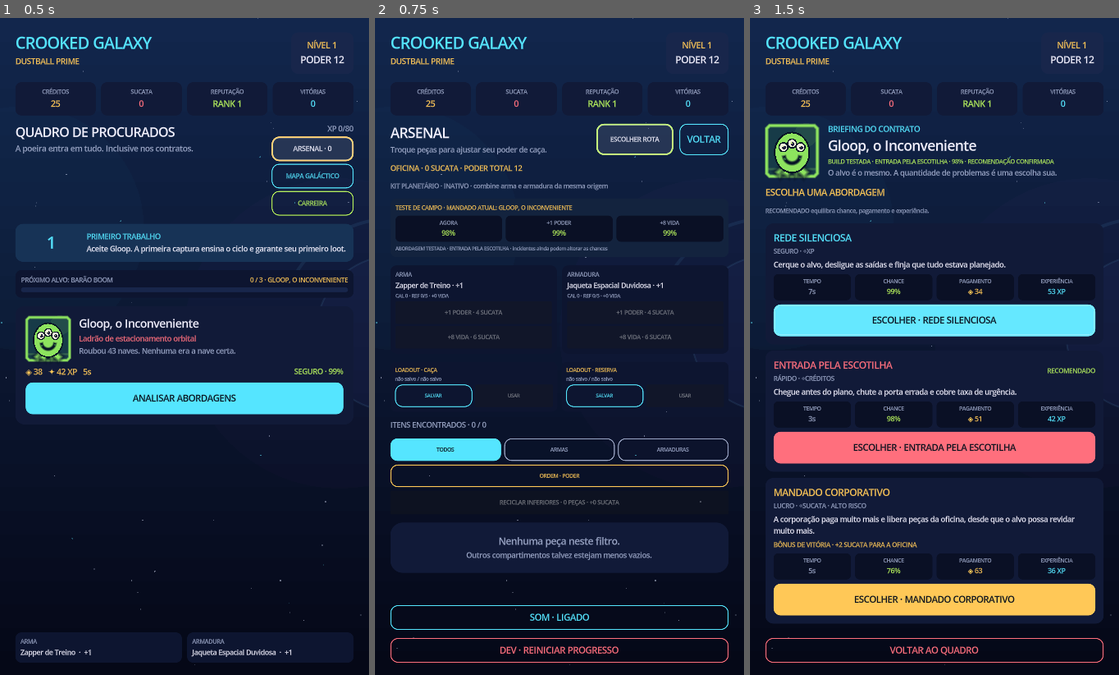
Above: before the commit, frames 1-3 (left to right).
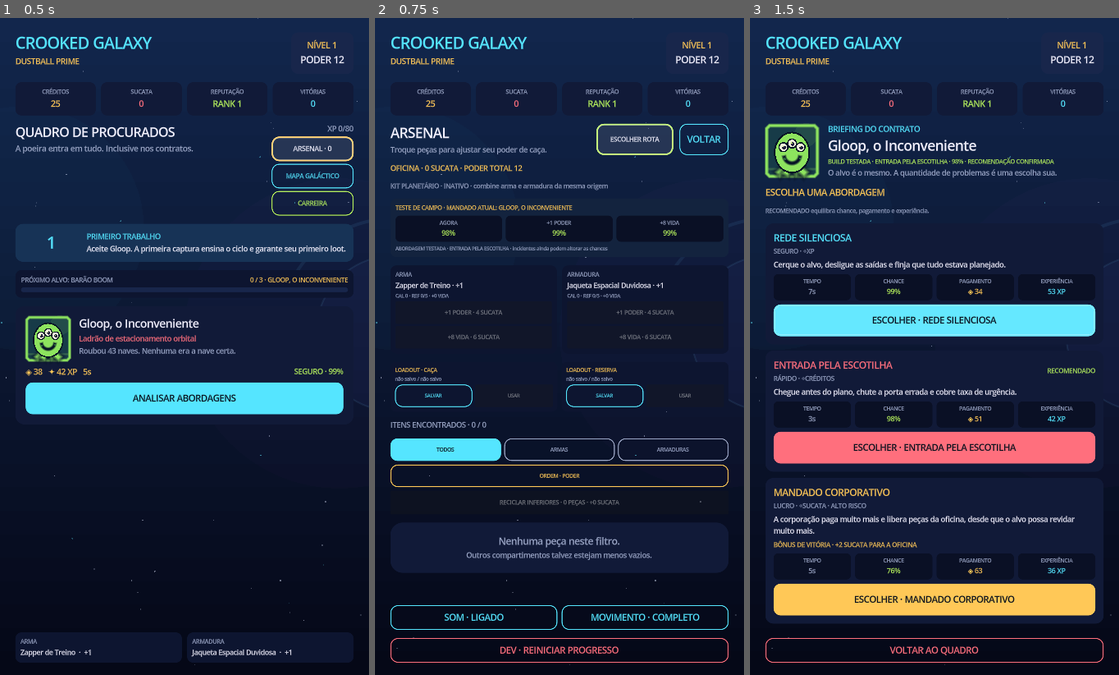
Above: after the commit, the same moments.

Repository: jellycb1/crooked-galaxy
Game: Godot game, scene res://scenes/main.tscn
Same seed, same stepped clock (60 frames per second), same inputs: the game is played once before the commit and once after it.
Inputs:
- Up to frame 1 (0.5 s): no input
- Up to frame 2 (0.75 s): click "ARSENAL · 0" at 0.5 s
- Up to frame 3 (1.5 s): click "ESCOLHER ROTA" at 1.25 s

Frame 1 is identical in both runs. In frame 2, 0.4% of the frame differs, in the area x 18-88%, y 89-94%; in frame 3, nothing differs.

Commit message:
feat: add reduced motion preference

Diff:
--- a/scripts/arsenal_view.gd
+++ b/scripts/arsenal_view.gd
@@ -94,10 +94,22 @@
 		for item in visible_items:
 			list.add_child(inventory_item_card(host, state, item))
 
+	var preferences := HBoxContainer.new()
+	preferences.name = "AccessibilityPreferences"
+	preferences.add_theme_constant_override("separation", 8)
+	content.add_child(preferences)
 	var audio := host.action_button("SOM · %s" % ("LIGADO" if bool(state.player.get("sound_enabled", true)) else "DESLIGADO"), host.CYAN, true)
+	audio.size_flags_horizontal = Control.SIZE_EXPAND_FILL
 	audio.custom_minimum_size = Vector2(0, 48)
 	audio.pressed.connect(state.toggle_sound)
-	content.add_child(audio)
+	preferences.add_child(audio)
+	var motion := host.action_button("MOVIMENTO · %s" % ("REDUZIDO" if bool(state.player.get("reduced_motion", false)) else "COMPLETO"), host.CYAN, true)
+	motion.name = "MotionPreferenceAction"
+	motion.size_flags_horizontal = Control.SIZE_EXPAND_FILL
+	motion.custom_minimum_size = Vector2(0, 48)
+	motion.tooltip_text = "Remove transições decorativas; não altera o combate automático nem as pausas de leitura."
+	motion.pressed.connect(state.toggle_reduced_motion)
+	preferences.add_child(motion)
 	if OS.is_debug_build():
 		var reset := host.action_button("DEV · REINICIAR PROGRESSO", host.CORAL, true)
 		reset.custom_minimum_size = Vector2(0, 48)
--- a/scripts/game_state.gd
+++ b/scripts/game_state.gd
@@ -64,6 +64,7 @@
 		"wins": 0,
 		"base_power": 10,
 		"sound_enabled": true,
+		"reduced_motion": false,
 		"captures_by_target": {},
 		"captures_by_planet": {},
 		"completed_planets": [],
@@ -818,6 +819,12 @@
 	changed.emit()
 
 
+func toggle_reduced_motion() -> void:
+	player.reduced_motion = not bool(player.get("reduced_motion", false))
+	save_game()
+	changed.emit()
+
+
 func abandon_bounty() -> void:
 	if phase == Phase.HUNT or phase == Phase.HUNT_EVENT:
 		var lost_streak := int(player.get("capture_streak", 0))
--- a/scripts/reward_view.gd
+++ b/scripts/reward_view.gd
@@ -14,9 +14,13 @@
 	content.add_child(host.center_label("CONTRATO CONCLUÍDO · %s" % str(state.current_bounty.name).to_upper(), 16, host.LIME))
 	content.add_child(host.center_label("RECOMPENSA CAPTURADA", 32, host.INK))
 	var reward_panel := host.panel(VBoxContainer.new(), host.PANEL_LIGHT, 20, 12)
-	reward_panel.modulate = Color(1, 1, 1, 0)
+	reward_panel.name = "RewardPanel"
 	content.add_child(reward_panel)
-	reward_panel.create_tween().tween_property(reward_panel, "modulate", Color.WHITE, 0.32)
+	if bool(state.player.get("reduced_motion", false)):
+		reward_panel.modulate = Color.WHITE
+	else:
+		reward_panel.modulate = Color(1, 1, 1, 0)
+		reward_panel.create_tween().tween_property(reward_panel, "modulate", Color.WHITE, 0.32)
 	var box := reward_panel.get_child(0) as VBoxContainer
 	box.alignment = BoxContainer.ALIGNMENT_CENTER
 	box.add_theme_constant_override("separation", 3)
--- a/scripts/save_migrations.gd
+++ b/scripts/save_migrations.gd
@@ -1,7 +1,7 @@
 class_name SaveMigrations
 extends RefCounted
 
-const CURRENT_VERSION := 4
+const CURRENT_VERSION := 5
 
 
 static func migrate(payload: Dictionary) -> Dictionary:
@@ -20,6 +20,9 @@
 			3:
 				migrated = migrate_v3_to_v4(migrated)
 				version = 4
+			4:
+				migrated = migrate_v4_to_v5(migrated)
+				version = 5
 			_:
 				return {}
 		migrated.version = version
@@ -64,3 +67,12 @@
 		player.best_capture_streak = int(player.capture_streak)
 	migrated.player = player
 	return migrated
+
+
+static func migrate_v4_to_v5(payload: Dictionary) -> Dictionary:
+	var migrated := payload.duplicate(true)
+	var player: Dictionary = migrated.get("player", {})
+	if not player.has("reduced_motion"):
+		player.reduced_motion = false
+	migrated.player = player
+	return migrated
--- /dev/null
+++ b/tests/test_motion_preferences.gd
@@ -0,0 +1,88 @@
+extends SceneTree
+
+const StateScript = preload("res://scripts/game_state.gd")
+
+var failures := 0
+var test_save := "res://.godot/crooked_galaxy_motion_preference_%s.json" % OS.get_process_id()
+
+
+func _init() -> void:
+	call_deferred("run_motion_audit")
+
+
+func run_motion_audit() -> void:
+	var state = root.get_node_or_null("GameState")
+	check(state != null, "autoload is available for motion audit")
+	if state == null:
+		finish()
+		return
+	state.persistence_enabled = false
+	state.player = state.default_player()
+	state.player.reduced_motion = true
+	prepare_reward(state)
+	var scene: Control = load("res://scenes/main.tscn").instantiate()
+	root.add_child(scene)
+	await process_frame
+	var reduced_panel := scene.find_child("RewardPanel", true, false) as PanelContainer
+	check(reduced_panel != null and is_equal_approx(reduced_panel.modulate.a, 1.0), "reduced motion presents loot immediately without a fade")
+
+	state.player.reduced_motion = false
+	scene.render()
+	var animated_panel := scene.find_child("RewardPanel", true, false) as PanelContainer
+	check(animated_panel != null and is_zero_approx(animated_panel.modulate.a), "full motion retains the short loot reveal")
+
+	state.player.reduced_motion = true
+	state.phase = state.Phase.VICTORY
+	scene.render()
+	await process_frame
+	check(scene.victory_timer.wait_time >= 2.5 and scene.find_child("OpenRewardAction", true, false) != null, "reduced motion preserves the readable victory pause and immediate advance action")
+
+	state.phase = state.Phase.BOARD
+	scene.view_mode = "arsenal"
+	scene.render()
+	await process_frame
+	var motion_action := scene.find_child("MotionPreferenceAction", true, false) as Button
+	check(motion_action != null and motion_action.text.contains("REDUZIDO"), "arsenal exposes the active motion preference")
+	motion_action.pressed.emit()
+	await process_frame
+	var updated_action := scene.find_child("MotionPreferenceAction", true, false) as Button
+	check(not bool(state.player.reduced_motion) and updated_action != null and updated_action.text.contains("COMPLETO"), "motion preference toggles and rerenders its exact state")
+
+	var source = StateScript.new()
+	source.save_path = test_save
+	source.player = source.default_player()
+	source.toggle_reduced_motion()
+	var restored = StateScript.new()
+	restored.save_path = test_save
+	restored.load_game()
+	check(bool(restored.player.reduced_motion) and restored.last_notice_context != "system_recovery", "motion preference persists in the current save schema")
+	restored.free()
+	source.free()
+
+	scene.free()
+	await process_frame
+	await create_timer(0.5).timeout
+	finish()
+
+
+func prepare_reward(state) -> void:
+	state.phase = state.Phase.REWARD
+	state.current_bounty = ContentDB.TARGETS[0].duplicate(true)
+	state.pending_loot = {"id": "motion_loot", "name": "Peça sem Vertigem", "slot": "weapon", "power": 3, "rarity": "Comum", "color": "#b9c2d9", "origin_planet_id": "dustball_prime"}
+
+
+func finish() -> void:
+	if FileAccess.file_exists(test_save):
+		DirAccess.remove_absolute(ProjectSettings.globalize_path(test_save))
+	if failures == 0:
+		print("PASS: reduced motion removes decoration without shortening readable pauses")
+		quit(0)
+	else:
+		printerr("FAIL: %d motion preference issue(s)" % failures)
+		quit(1)
+
+
+func check(condition: bool, description: String) -> void:
+	if not condition:
+		failures += 1
+		printerr("  FAIL: %s" % description)
--- a/tests/test_save_migrations.gd
+++ b/tests/test_save_migrations.gd
@@ -23,6 +23,7 @@
 	check(str(migrated.player.weapon.id) == "migrated_weapon", "legacy weapons receive stable ids")
 	check(str(migrated.player.armor.id) == "migrated_armor", "legacy armor receives stable ids")
 	check(int(migrated.player.capture_streak) == 0 and int(migrated.player.best_capture_streak) == 0, "streak fields are initialized")
+	check(not bool(migrated.player.reduced_motion), "motion preference defaults to full during migration")
 	check(not version_one.player.has("claimed_milestones"), "migration does not mutate its source payload")
 
 	var existing_ids := {
Not shown, changed: Notes/AUDIT_2026-08-23.md
Not shown, changed: README.md
Not shown, changed: tools/check_project.ps1
